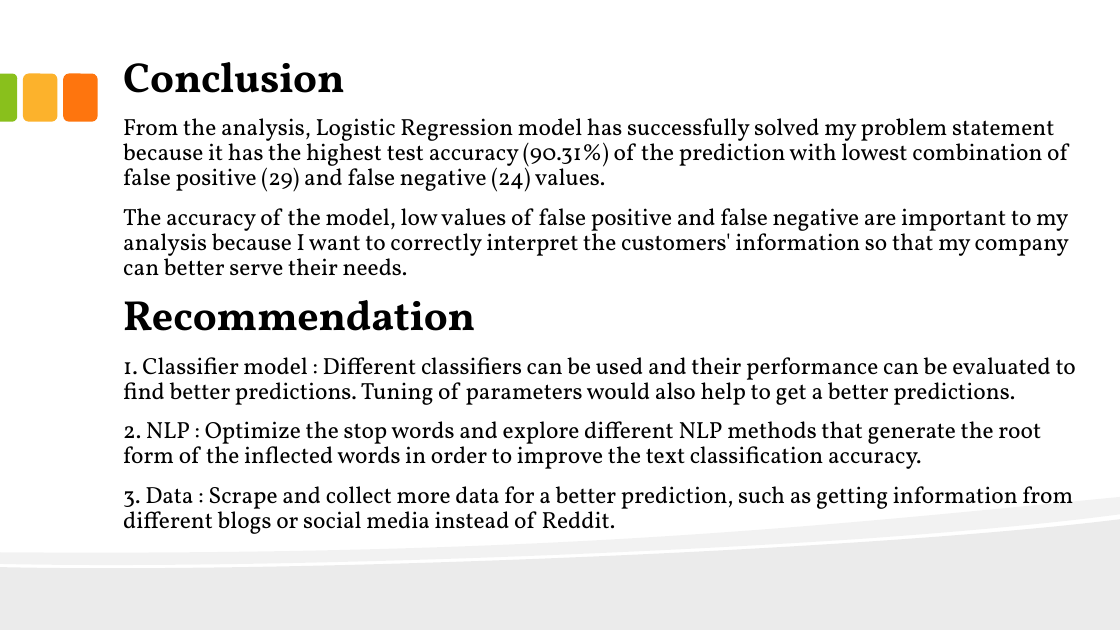
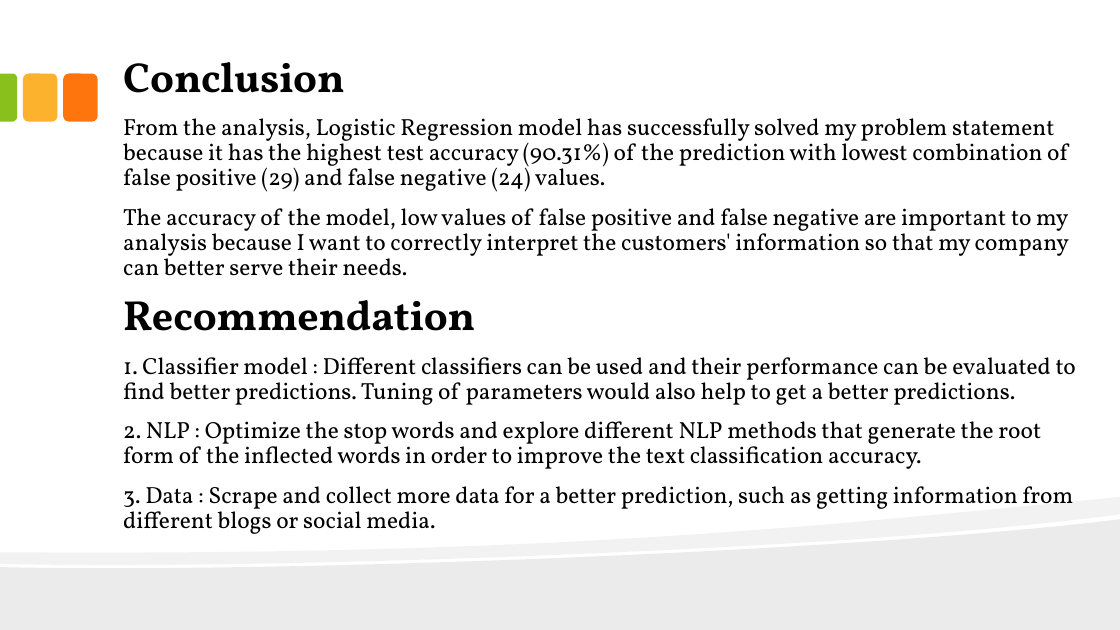
Before and after one commit to JackFongNew/dsiprojects, a slide deck: slide 13 of Vegetarian and Carnivore Classification/Vegetarian and Carnivore Classification.pptx (slide 11 before the commit). Drawn at 1120x630 pixels with LibreOffice and Linux fonts; fonts in the diff are those of the drawing. Boxes give left, top, right and bottom in pixels: in the first picture for what was removed or moved away, otherwise in the second. Text is boxed around its words. In the diff, an @@ line names an element or a change of style, - is before the commit and + after.

```diff
--- a/Vegetarian and Carnivore Classification/Vegetarian and Carnivore Classification.pptx
+++ b/Vegetarian and Carnivore Classification/Vegetarian and Carnivore Classification.pptx
@@ text at box(123, 486, 1073, 534): text changed @@
-3. Data : Scrape and collect more data for a better prediction, such as getting information from different blogs or social media instead of Reddit.
+3. Data : Scrape and collect more data for a better prediction, such as getting information from different blogs or social media.
```
Also in this commit, not shown: 9 other slides changed, 3 slides added, 1 slide removed, 1 other file.
